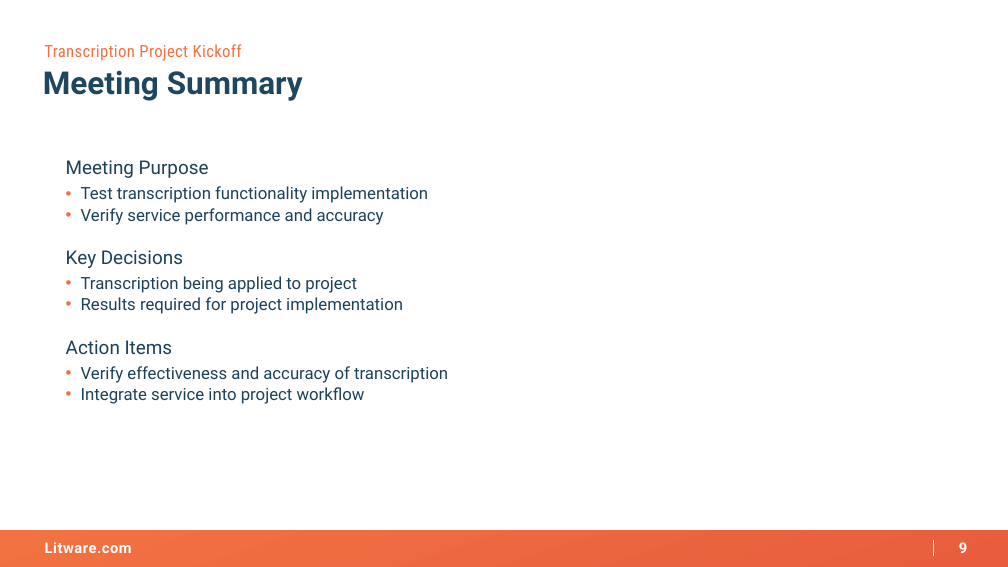
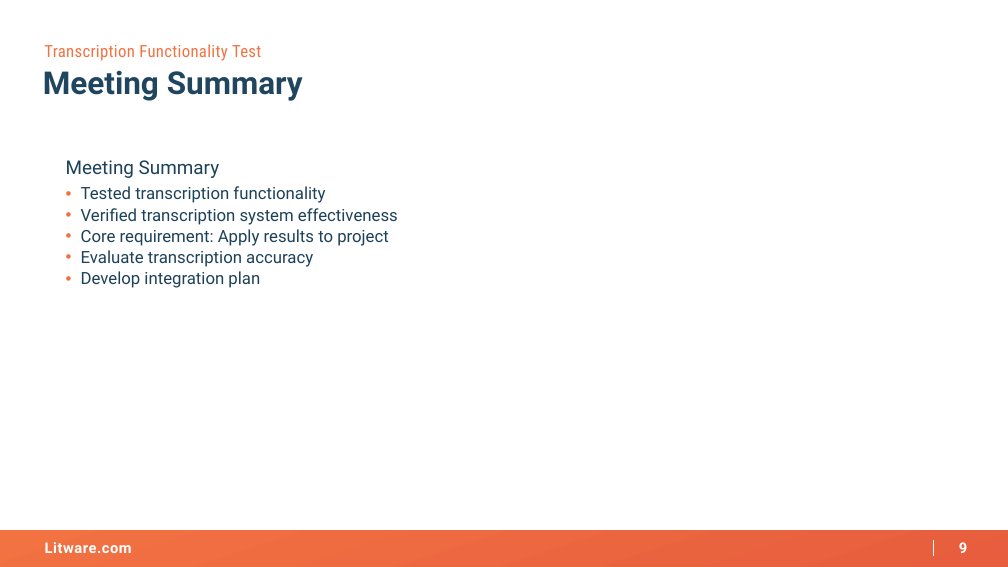
Before and after one commit to AKercha1/justtemporary, a slide deck: slide 9 of someproject11/artifacts/kickoff-deck.pptx. Drawn at 1008x567 pixels with LibreOffice and Linux fonts; fonts in the diff are those of the drawing; background and template pictures are left out. Boxes give left, top, right and bottom in pixels: in the first picture for what was removed or moved away, otherwise in the second. Text is boxed around its words. In the diff, an @@ line names an element or a change of style, - is before the commit and + after.

Commit message:
[someproject11] Update artifacts/kickoff-deck.pptx

```diff
--- a/someproject11/artifacts/kickoff-deck.pptx
+++ b/someproject11/artifacts/kickoff-deck.pptx
@@ text at <box>44,44,261,61</box>: text changed @@
-Transcription Project Kickoff
+Transcription Functionality Test
@@ text at <box>66,160,398,288</box>: text changed @@
-Meeting Purpose
-• Test transcription functionality implementation
-• Verify service performance and accuracy
-Key Decisions
-• Transcription being applied to project
-• Results required for project implementation
-Action Items
-• Verify effectiveness and accuracy of transcription
-• Integrate service into project workflow
+Meeting Summary
+• Tested transcription functionality
+• Verified transcription system effectiveness
+• Core requirement: Apply results to project
+• Evaluate transcription accuracy
+• Develop integration plan
```
